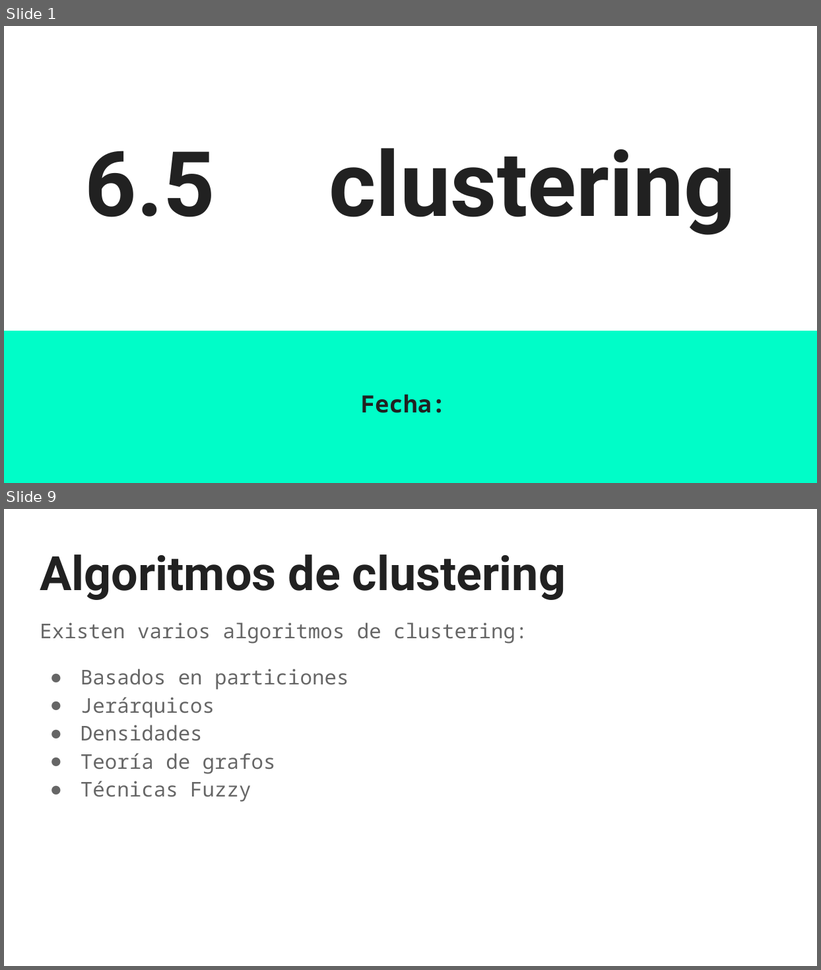
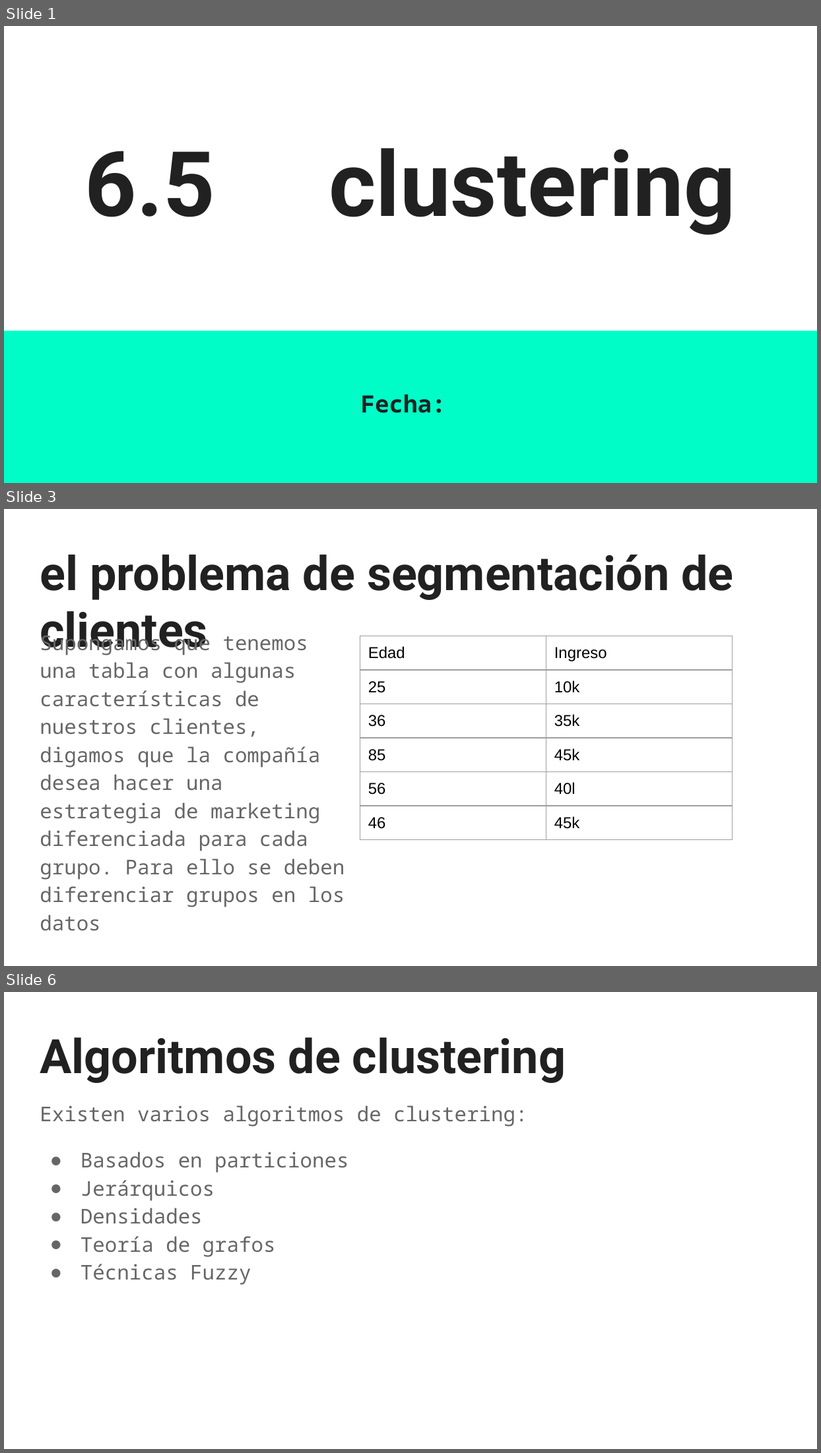
Before and after one commit to sainosmichelle/sainosmichelle.github.io, a slide deck: assets/files/Tema6/clustering/6.5 Clustering.pptx. Shown one above the other, each under a label of ours: slides 1 and 9 before the commit, slides 1, 3 and 6 after it; the slides between them are not shown. The pictures are 821x970 and 821x1453 pixels, drawn with LibreOffice and Linux fonts; fonts in the diff are those of the drawing. Boxes give left, top, right and bottom in pixels: in the first picture for what was removed or moved away, otherwise in the second. Text is boxed around its words. In the diff, an @@ line names an element or a change of style, - is before the commit and + after.

```diff
--- a/assets/files/Tema6/clustering/6.5 Clustering.pptx
+++ b/assets/files/Tema6/clustering/6.5 Clustering.pptx
@@ slide 3 added at <box>4,509,817,966</box>, background #FFFFFF @@
@@ title added at <box>40,555,733,656</box>, 42 pt, text #212121, bold @@
+el problema de segmentación de clientes
@@ text added at <box>40,631,345,908</box>, 18 pt, text #666666 @@
+Supongamos que tenemos una tabla con algunas características de nuestros clientes, digamos que la compañía desea hacer una estrategia de marketing diferenciada para cada grupo. Para ello se deben diferenciar grupos en los datos
@@ table added at <box>360,636,733,902</box>, 6 rows, 2 columns @@
+Edad | Ingreso
+25 | 10k
+36 | 35k
+85 | 45k
+56 | 40l
+46 | 45k
@@ what was slide 9 is now slide 6 @@
```
Also in this commit, not shown: 2 slides changed, 1 other slide added, 2 slides removed, 6 other files.
